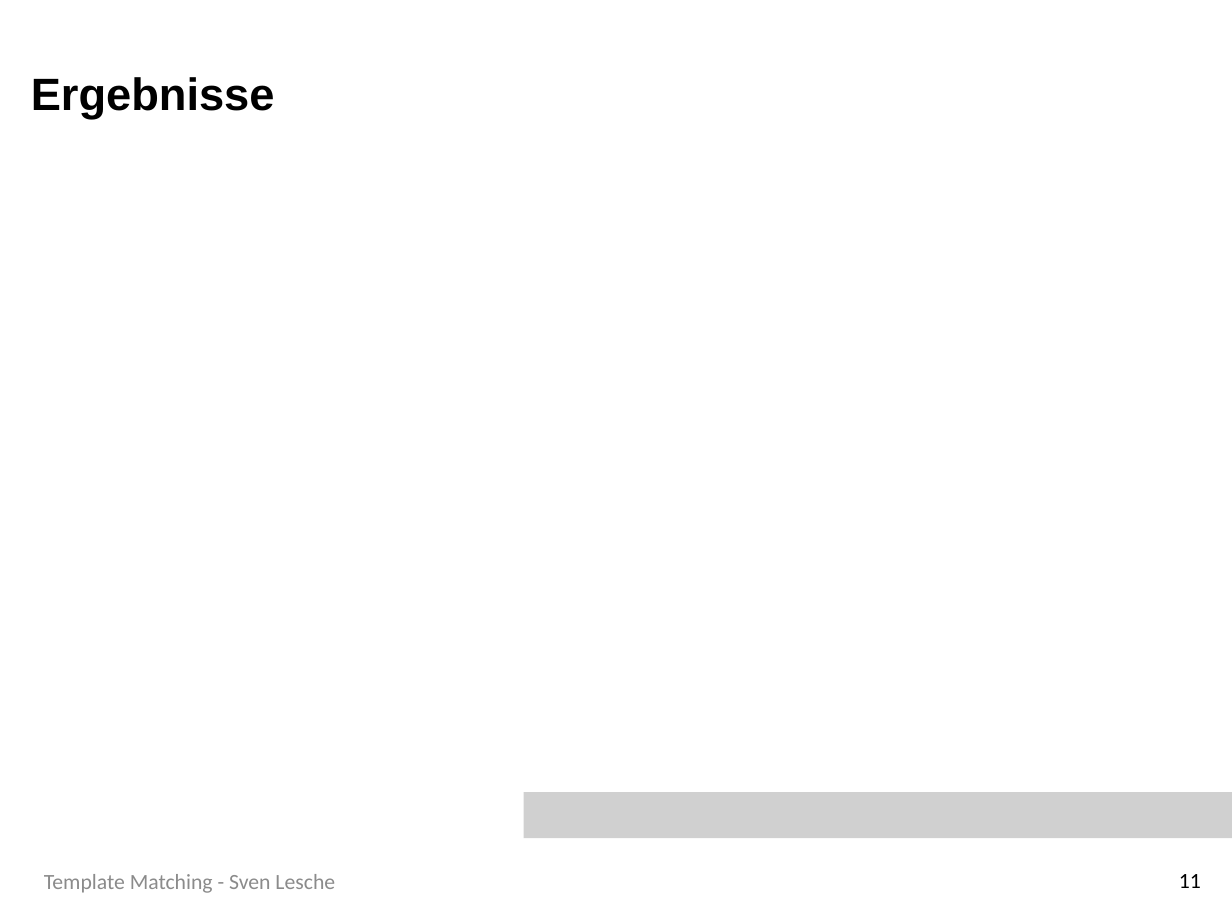
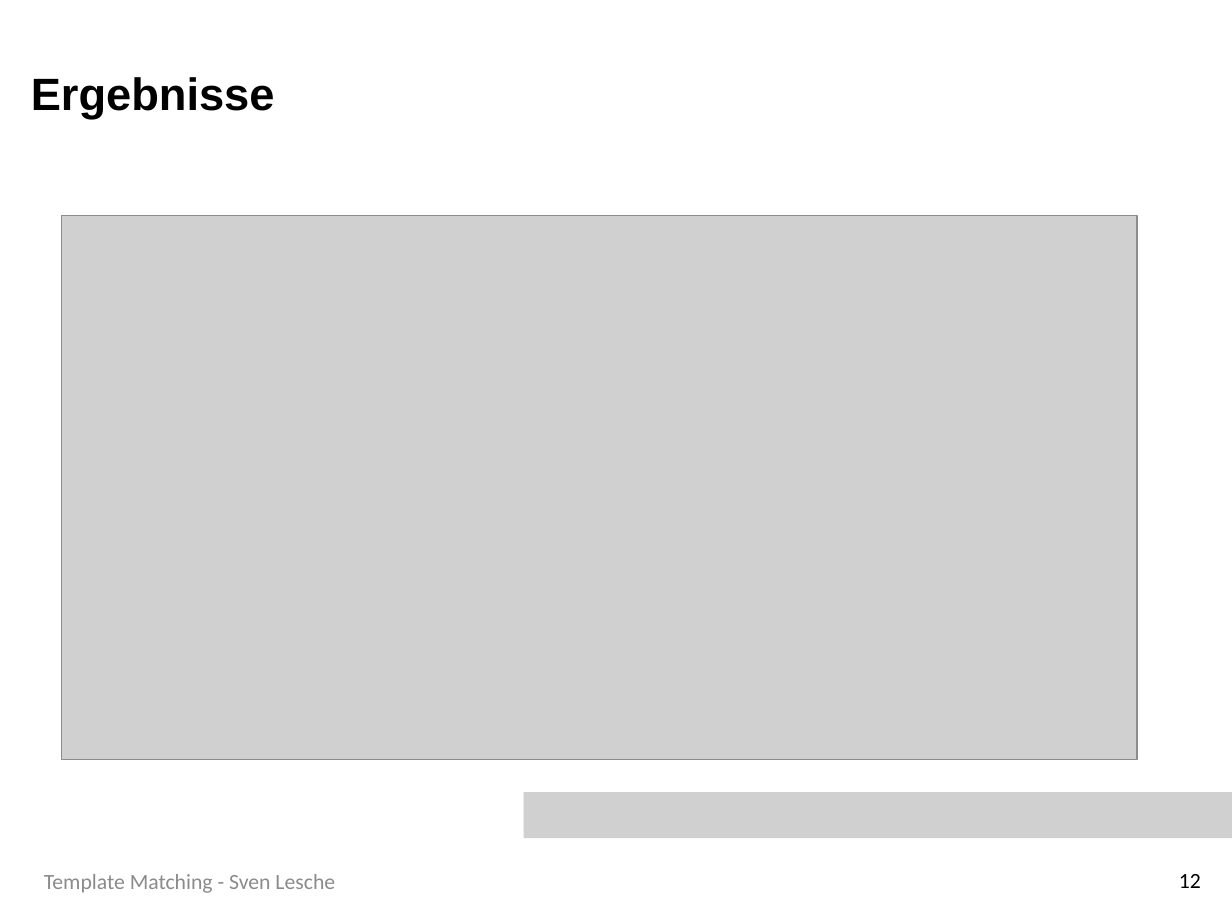
Before and after one commit to SLesche/levy-intelligence, a slide deck: slide 12 of presentations/levy_presentation.pptx (slide 11 before the commit). Drawn at 1232x924 pixels with LibreOffice and Linux fonts; fonts in the diff are those of the drawing; grey boxes stand for pictures; background and template pictures are left out. Boxes give left, top, right and bottom in pixels: in the first picture for what was removed or moved away, otherwise in the second. Text is boxed around its words. In the diff, an @@ line names an element or a change of style, - is before the commit and + after.

```diff
--- a/presentations/levy_presentation.pptx
+++ b/presentations/levy_presentation.pptx
@@ picture added at (61, 215, 1137, 759) @@
@@ page number at (1179, 874, 1201, 888): text changed @@
-11
+12
```
Also in this commit, not shown: 3 other slides changed, 2 slides added, 1 other file.
